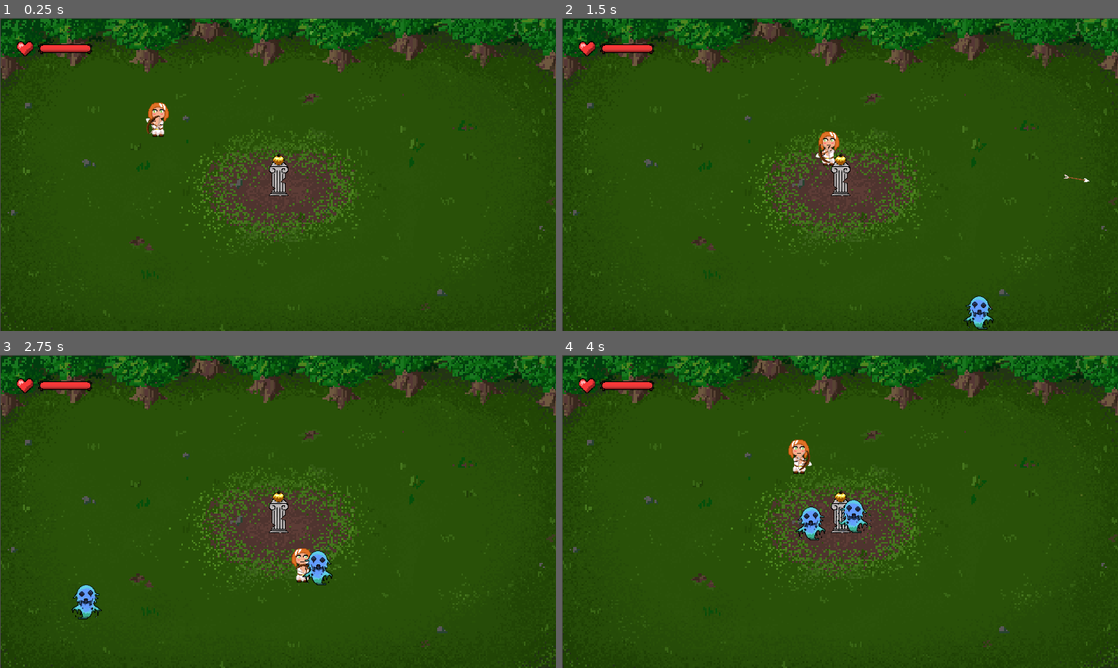
Above: before the commit, frames 1-4 (two rows, left to right).
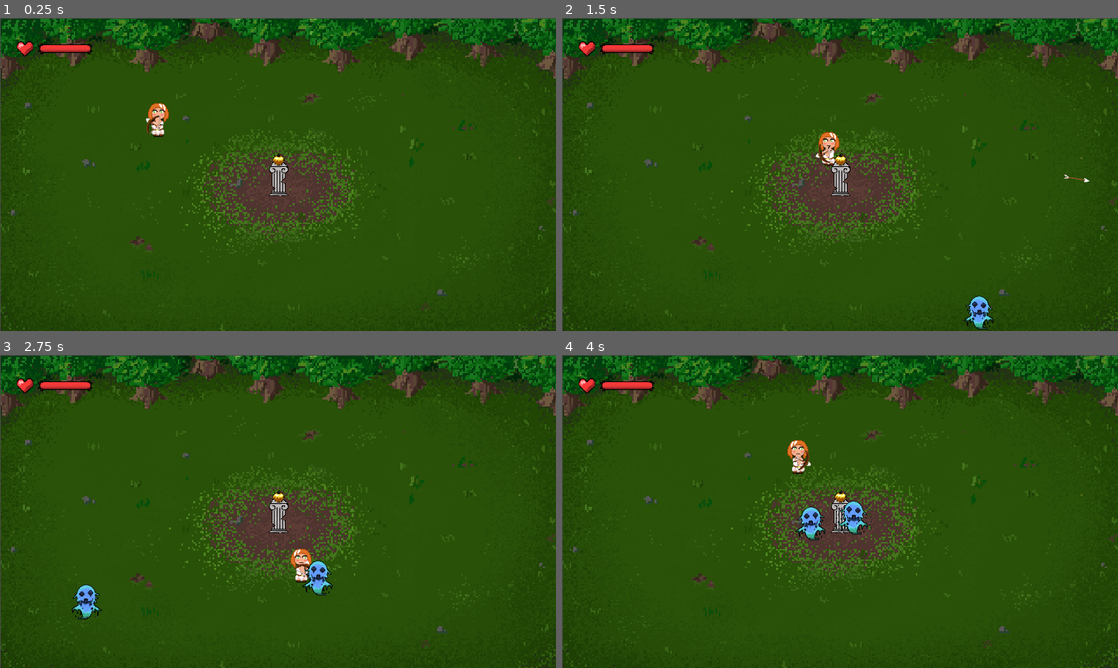
Above: after the commit, the same moments.

Repository: moisesjbc/atalanta-golden-odyssey
Game: Godot game, scene res://gameplay/main_stable/main_stable.tscn
The game is run twice, just before and just after one commit, with the same random seed, the same clock (stepped at 60 frames per second) and the same inputs.
Inputs (mouse positions are in pixels of both pictures, inside the frame that each line leads up to):
- Up to frame 1 (0.25 s): no input
- Up to frame 2 (1.5 s): tap Enter at 0.5 s; move the mouse to (962, 158) at 0.52 s; hold Right (ui_right) 0.53-1.28 s; click (962, 158) at 0.67 s; move the mouse to (728, 190) at 1.27 s; hold Down (ui_down) from 1.28 s (still down)
- Up to frame 3 (2.75 s): move the mouse to (333, 442) at 2.02 s; release Down (ui_down) at 2.03 s; hold Right (ui_right) from 2.03 s (still down)
- Up to frame 4 (4 s): move the mouse to (812, 574) at 2.77 s; release Right (ui_right) at 2.78 s; hold Up (ui_up) 2.78-3.53 s; click (812, 574) at 2.92 s; move the mouse to (1006, 558) at 3.52 s; hold Left (ui_left) from 3.53 s (still down)

The runs differ from the first frame. In frame 1, 0.1% of the frame differs, in the area x 26-31%, y 26-38%; in frame 2, 0.1%; in frame 3, 0.6%, in the area x 52-60%, y 61-77%; in frame 4, 0.6%.

Commit message:
Add player hurt animation

Diff:
--- a/godot-project/gameplay/Enemy/Enemy1.gd
+++ b/godot-project/gameplay/Enemy/Enemy1.gd
@@ -75,6 +75,8 @@
 	print("Finished ", animated_sprite.animation)
 	if animated_sprite.animation == "attacking":
 		central_object.take_damage(10.0)
+		if target == player:
+			player.hurt()
 		animated_sprite.play("idle")
 	elif animated_sprite.animation == "dying":
 		print("Dying!")
--- a/godot-project/gameplay/player/player.gd
+++ b/godot-project/gameplay/player/player.gd
@@ -7,7 +7,7 @@
 
 # Called when the node enters the scene tree for the first time.
 func _ready():
-	pass # Replace with function body.
+	$animated_sprite.play("walking")
 
 
 # Called every frame. 'delta' is the elapsed time since the previous frame.
@@ -50,3 +50,11 @@
 
 func increase_damage(damage_delta):
 	damage += damage_delta
+
+func hurt():
+	$animated_sprite.play("hurt")
+
+
+func _on_animated_sprite_animation_finished():
+	if $animated_sprite.animation == "hurt":
+		$animated_sprite.play("walking")
--- a/godot-project/gameplay/player/player.tscn
+++ b/godot-project/gameplay/player/player.tscn
@@ -1,12 +1,163 @@
-[gd_scene load_steps=9 format=2]
+[gd_scene load_steps=40 format=2]
 
 [ext_resource path="res://gameplay/player/spritesheetSheet.png" type="Texture" id=1]
 [ext_resource path="res://gameplay/player/player.gd" type="Script" id=2]
 [ext_resource path="res://gameplay/player/Vuelo_flecha.wav" type="AudioStream" id=3]
 [ext_resource path="res://gameplay/player/manosyarco4.png" type="Texture" id=4]
+[ext_resource path="res://gameplay/player/DAÑO.png" type="Texture" id=5]
 
 [sub_resource type="RectangleShape2D" id=1]
-extents = Vector2( 30.5, 59.5 )
+extents = Vector2( 25.5, 59.5 )
+
+[sub_resource type="AtlasTexture" id=5]
+flags = 4
+atlas = ExtResource( 5 )
+region = Rect2( 0, 0, 64, 64 )
+
+[sub_resource type="AtlasTexture" id=6]
+flags = 4
+atlas = ExtResource( 5 )
+region = Rect2( 64, 0, 64, 64 )
+
+[sub_resource type="AtlasTexture" id=7]
+flags = 4
+atlas = ExtResource( 5 )
+region = Rect2( 128, 0, 64, 64 )
+
+[sub_resource type="AtlasTexture" id=8]
+flags = 4
+atlas = ExtResource( 5 )
+region = Rect2( 192, 0, 64, 64 )
+
+[sub_resource type="AtlasTexture" id=9]
+flags = 4
+atlas = ExtResource( 5 )
+region = Rect2( 256, 0, 64, 64 )
+
+[sub_resource type="AtlasTexture" id=10]
+flags = 4
+atlas = ExtResource( 5 )
+region = Rect2( 320, 0, 64, 64 )
+
+[sub_resource type="AtlasTexture" id=11]
+flags = 4
+atlas = ExtResource( 5 )
+region = Rect2( 0, 64, 64, 64 )
+
+[sub_resource type="AtlasTexture" id=12]
+flags = 4
+atlas = ExtResource( 5 )
+region = Rect2( 64, 64, 64, 64 )
+
+[sub_resource type="AtlasTexture" id=13]
+flags = 4
+atlas = ExtResource( 5 )
+region = Rect2( 128, 64, 64, 64 )
+
+[sub_resource type="AtlasTexture" id=14]
+flags = 4
+atlas = ExtResource( 5 )
+region = Rect2( 192, 64, 64, 64 )
+
+[sub_resource type="AtlasTexture" id=15]
+flags = 4
+atlas = ExtResource( 5 )
+region = Rect2( 256, 64, 64, 64 )
+
+[sub_resource type="AtlasTexture" id=16]
+flags = 4
+atlas = ExtResource( 5 )
+region = Rect2( 320, 64, 64, 64 )
+
+[sub_resource type="AtlasTexture" id=17]
+flags = 4
+atlas = ExtResource( 5 )
+region = Rect2( 0, 128, 64, 64 )
+
+[sub_resource type="AtlasTexture" id=18]
+flags = 4
+atlas = ExtResource( 5 )
+region = Rect2( 64, 128, 64, 64 )
+
+[sub_resource type="AtlasTexture" id=19]
+flags = 4
+atlas = ExtResource( 5 )
+region = Rect2( 128, 128, 64, 64 )
+
+[sub_resource type="AtlasTexture" id=20]
+flags = 4
+atlas = ExtResource( 5 )
+region = Rect2( 192, 128, 64, 64 )
+
+[sub_resource type="AtlasTexture" id=21]
+flags = 4
+atlas = ExtResource( 5 )
+region = Rect2( 256, 128, 64, 64 )
+
+[sub_resource type="AtlasTexture" id=22]
+flags = 4
+atlas = ExtResource( 5 )
+region = Rect2( 320, 128, 64, 64 )
+
+[sub_resource type="AtlasTexture" id=23]
+flags = 4
+atlas = ExtResource( 5 )
+region = Rect2( 0, 192, 64, 64 )
+
+[sub_resource type="AtlasTexture" id=24]
+flags = 4
+atlas = ExtResource( 5 )
+region = Rect2( 64, 192, 64, 64 )
+
+[sub_resource type="AtlasTexture" id=25]
+flags = 4
+atlas = ExtResource( 5 )
+region = Rect2( 128, 192, 64, 64 )
+
+[sub_resource type="AtlasTexture" id=26]
+flags = 4
+atlas = ExtResource( 5 )
+region = Rect2( 192, 192, 64, 64 )
+
+[sub_resource type="AtlasTexture" id=27]
+flags = 4
+atlas = ExtResource( 5 )
+region = Rect2( 256, 192, 64, 64 )
+
+[sub_resource type="AtlasTexture" id=28]
+flags = 4
+atlas = ExtResource( 5 )
+region = Rect2( 320, 192, 64, 64 )
+
+[sub_resource type="AtlasTexture" id=29]
+flags = 4
+atlas = ExtResource( 5 )
+region = Rect2( 0, 256, 64, 64 )
+
+[sub_resource type="AtlasTexture" id=30]
+flags = 4
+atlas = ExtResource( 5 )
+region = Rect2( 64, 256, 64, 64 )
+
+[sub_resource type="AtlasTexture" id=31]
+flags = 4
+atlas = ExtResource( 5 )
+region = Rect2( 128, 256, 64, 64 )
+
+[sub_resource type="AtlasTexture" id=32]
+flags = 4
+atlas = ExtResource( 5 )
+region = Rect2( 192, 256, 64, 64 )
+
+[sub_resource type="AtlasTexture" id=33]
+flags = 4
+atlas = ExtResource( 5 )
+region = Rect2( 256, 256, 64, 64 )
+
+[sub_resource type="AtlasTexture" id=34]
+flags = 4
+atlas = ExtResource( 5 )
+region = Rect2( 320, 256, 64, 64 )
 
 [sub_resource type="AtlasTexture" id=3]
 flags = 4
@@ -20,6 +171,11 @@
 
 [sub_resource type="SpriteFrames" id=2]
 animations = [ {
+"frames": [ SubResource( 5 ), SubResource( 6 ), SubResource( 7 ), SubResource( 8 ), SubResource( 9 ), SubResource( 10 ), SubResource( 11 ), SubResource( 12 ), SubResource( 13 ), SubResource( 14 ), SubResource( 15 ), SubResource( 16 ), SubResource( 17 ), SubResource( 18 ), SubResource( 19 ), SubResource( 20 ), SubResource( 21 ), SubResource( 22 ), SubResource( 23 ), SubResource( 24 ), SubResource( 25 ), SubResource( 26 ), SubResource( 27 ), SubResource( 28 ), SubResource( 29 ), SubResource( 30 ), SubResource( 31 ), SubResource( 32 ), SubResource( 33 ), SubResource( 34 ) ],
+"loop": false,
+"name": "hurt",
+"speed": 25.0
+}, {
 "frames": [ SubResource( 3 ), SubResource( 4 ) ],
 "loop": true,
 "name": "walking",
@@ -30,7 +186,7 @@
 script = ExtResource( 2 )
 
 [node name="collision_shape" type="CollisionShape2D" parent="."]
-position = Vector2( -15.5, 3.5 )
+position = Vector2( -2.5, 3.5 )
 shape = SubResource( 1 )
 
 [node name="cooldown_timer" type="Timer" parent="."]
@@ -39,8 +195,8 @@
 [node name="animated_sprite" type="AnimatedSprite" parent="."]
 scale = Vector2( 2, 2 )
 frames = SubResource( 2 )
-animation = "walking"
-frame = 1
+animation = "hurt"
+frame = 29
 playing = true
 
 [node name="arrow" type="AudioStreamPlayer" parent="."]
@@ -50,3 +206,5 @@
 position = Vector2( 0, 18 )
 scale = Vector2( 2, 2 )
 texture = ExtResource( 4 )
+
+[connection signal="animation_finished" from="animated_sprite" to="." method="_on_animated_sprite_animation_finished"]
Binary file added: godot-project/gameplay/player/DAÑO.png
Not shown, added: godot-project/gameplay/player/DAÑO.png.import
